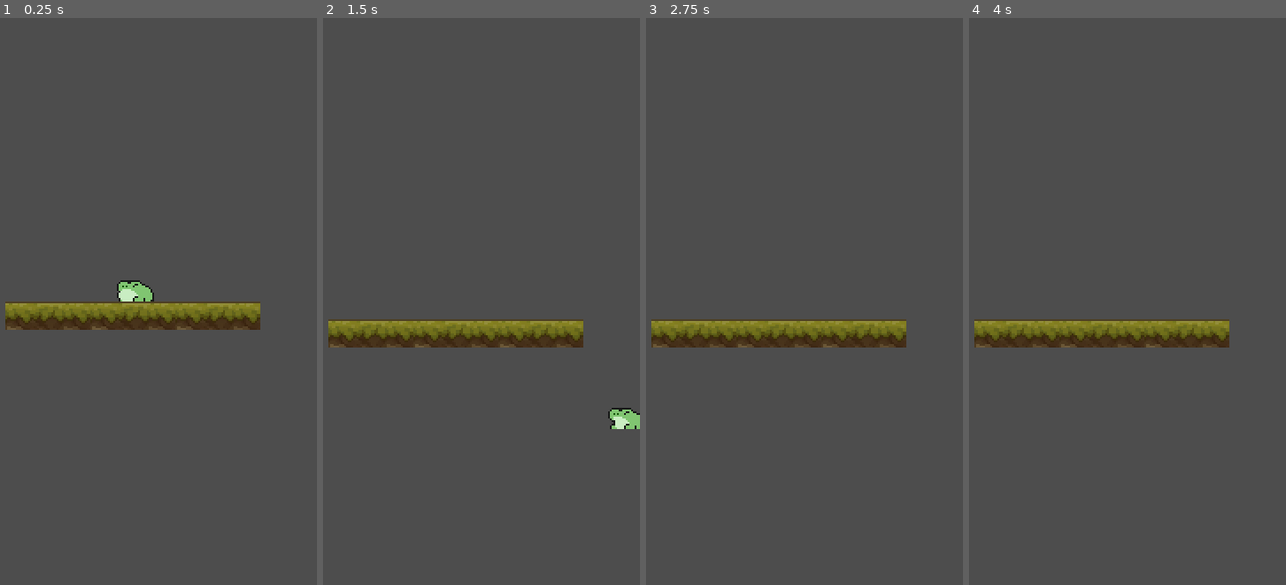
Above: before the commit, frames 1-4 (left to right).
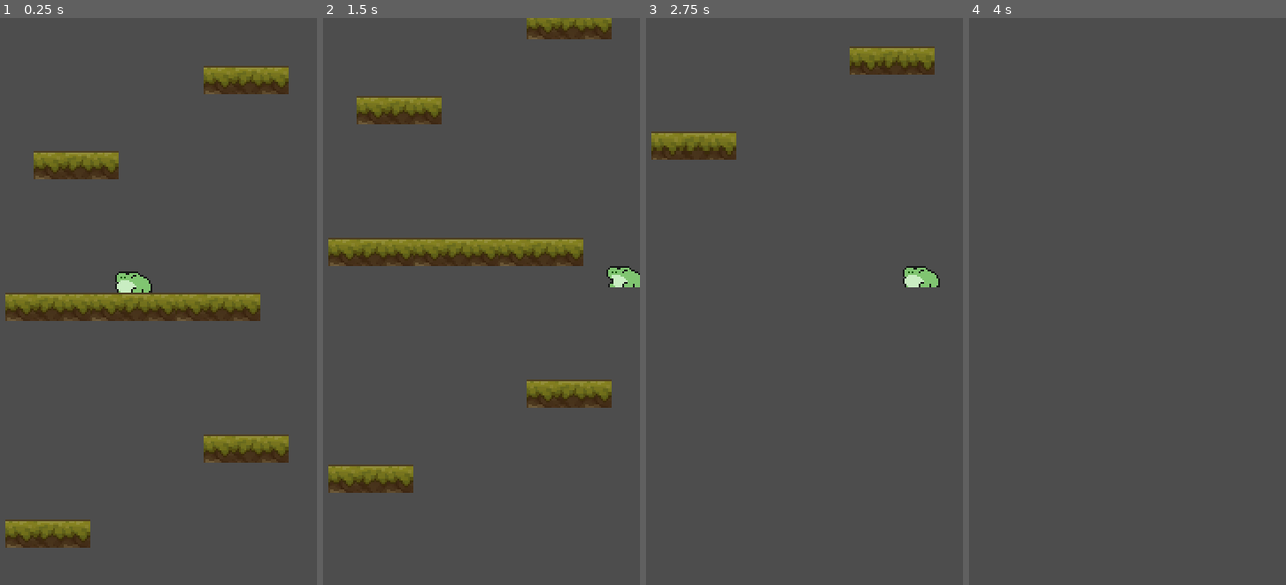
Above: after the commit, the same moments.

Repository: emilykrohn/Whirlwind
Game: Godot game, scene res://Scenes/main.tscn
Two runs of this game, one before a commit and one after it. Both use one fixed random seed, a clock stepped at 60 frames per second and the inputs below.
Inputs:
- Up to frame 1 (0.25 s): no input
- Up to frame 2 (1.5 s): tap Enter (ui_accept) at 0.5, 0.6, 0.77, 1.07, 1.35 s; hold Right (ui_right) from 0.53 s (still down)
- Up to frame 3 (2.75 s): tap Enter (ui_accept) at 1.52, 1.82, 2.1 s; release Right (ui_right) at 2.03 s; hold Left (ui_left) from 2.03 s (still down)
- Up to frame 4 (4 s): release Left (ui_left) at 2.78 s; hold Right (ui_right) from 2.78 s (still down); tap Enter (ui_accept) at 2.85, 3.02, 3.32, 3.5, 3.6, 3.77 s

The runs differ from the first frame. In frame 1, 10% of the frame differs, in the area x 1-92%, y 8-94%; in frame 2, 14%, in the area x 1-100%, y 0-84%; in frame 3, 7.1%; in frame 4, 4.0%.

Commit message:
Tile map moves back up after jump

Diff:
--- a/Scenes/Player/player.gd
+++ b/Scenes/Player/player.gd
@@ -1,17 +1,21 @@
 extends Entity
 
 const JUMP_VELOCITY = -400.0
+var is_jumping = false
 
-var gravity = ProjectSettings.get_setting("physics/2d/default_gravity")
 @onready var tilemap = get_node("../TileMap")
 
 func _physics_process(delta):
 	if not is_on_floor():
-		velocity.y += gravity * delta
+		tilemap.position.y -= 150 * delta
 
 	if Input.is_action_just_pressed("ui_accept") and is_on_floor():
-		velocity.y = JUMP_VELOCITY
-		tilemap.position.y += 10
+		#velocity.y = JUMP_VELOCITY
+		is_jumping = true
+		$Jump.start()
+
+	if is_jumping:
+		tilemap.position.y += 8
 
 	var direction = Input.get_axis("ui_left", "ui_right")
 	if direction:
@@ -20,3 +24,6 @@
 		velocity.x = move_toward(velocity.x, 0, entity_resource.speed)
 
 	move_and_slide()
+
+func _on_jump_timeout():
+	is_jumping = false
--- a/Scenes/Player/player.tscn
+++ b/Scenes/Player/player.tscn
@@ -45,3 +45,9 @@
 
 [node name="CollisionShape2D" parent="." index="1"]
 position = Vector2(0, 2)
+
+[node name="Jump" type="Timer" parent="." index="2"]
+wait_time = 0.2
+one_shot = true
+
+[connection signal="timeout" from="Jump" to="." method="_on_jump_timeout"]
--- a/Scenes/main.tscn
+++ b/Scenes/main.tscn
@@ -2002,8 +2002,8 @@
 [node name="TileMap" type="TileMap" parent="."]
 tile_set = SubResource("TileSet_4ycwi")
 format = 2
-layer_0/tile_data = PackedInt32Array(655361, 983040, 6, 6553 …(112 unchanged characters)… , 655368, 1048576, 6, 655369, 1114112, 6)
+layer_0/tile_data = PackedInt32Array(655361, 983040, 6, 6553 …(112 unchanged characters)… , 655368, 1048576, 6, 655369, 1114112, 6, 983048, 983040, 6, 983049, 1048576, 6, 983050, 1114112, 6, 1179649, 983040, 6, 1179650, 1048576, 6, 1179651, 1114112, 6, 131080, 983040, 6, 131081, 1048576, 6, 131082, 1114112, 6, 327682, 983040, 6, 327683, 1048576, 6, 327684, 1114112, 6)
 
 [node name="Player" parent="." instance=ExtResource("2_phlu1")]
-position = Vector2(89, 146)
+position = Vector2(88, 152)
 entity_resource = SubResource("Resource_blcws")
